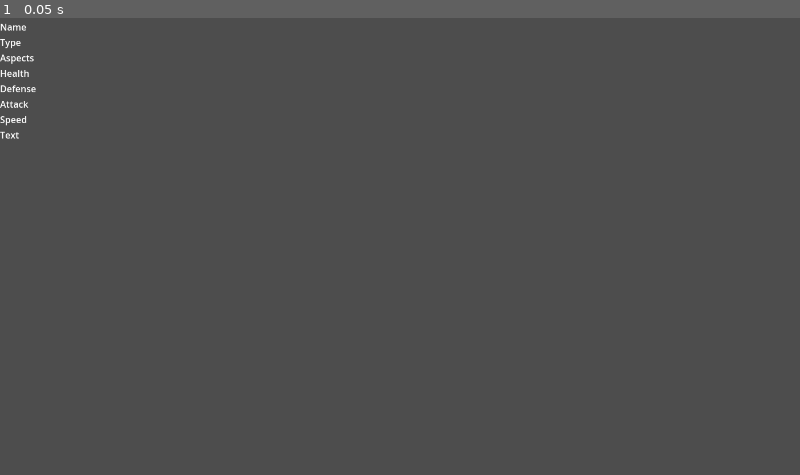
Above: before the commit, frame 1.
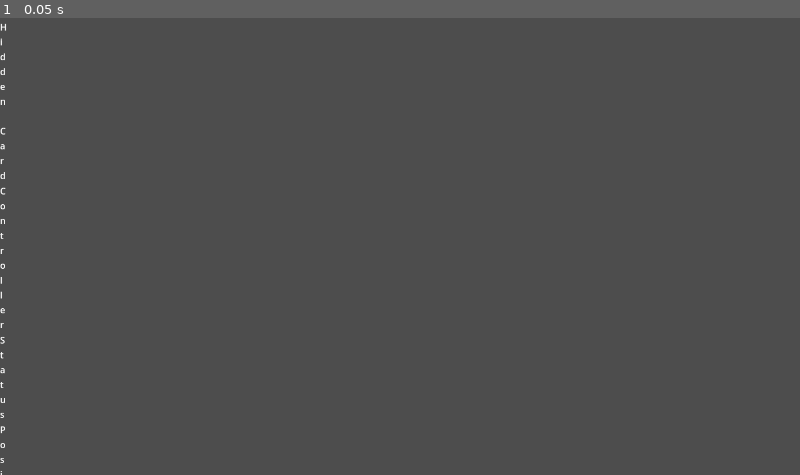
Above: after the commit, the same moment.

Repository: nckjchm/gd_cardgame
Game: Godot game, scene res://card_focus.tscn
Same seed, same stepped clock (60 frames per second), same inputs: the game is played once before the commit and once after it. This scene is started directly instead of the project's main scene.
Inputs:
- Up to frame 1 (0.05 s): no input

The runs differ from the first frame. In frame 1, 0.4% of the frame differs, in the area x 0-5%, y 1-100%.
Error after the commit: Invalid access to property or key 'card_position' on a base object of type 'Nil'. (res://card_focus.gd:46)

Commit message:
Card Focus Display Functional | Alpha 1.0
full functionality of the card focus display implemented
shows all relevant information of a card
this will most likely be the commit that the alpha 1.0 build is based upon

Diff:
--- a/Card.gd
+++ b/Card.gd
@@ -18,11 +18,16 @@
 signal position_updated(card : Card)
 signal color_updated(card : Card)
 signal card_status_updated(card : Card)
+signal cell_updated(card : Card)
 
 #base data
 var template : CardTemplate
 var id : int
-var cell : Cell = null
+var cell : Cell:
+	get : return cell
+	set(value):
+		cell = value
+		cell_updated.emit(self)
 var card_owner : Player
 var controller : Player:
 	get : return controller
@@ -116,6 +121,7 @@
 	id = _id
 	card_owner = _card_owner
 	card_origin = _card_origin
+	cell = null
 	var effect_id := effect_id_start
 	for effect_template in template.effects:
 		effects.append(CardEffect.new(effect_template, self, effect_id))
@@ -185,3 +191,12 @@
 
 static func get_aspect_name(aspect : CardAspect):
 	return CardAspect.keys()[aspect]
+
+static func get_status_name(status : CardStatus):
+	return CardStatus.keys()[status]
+
+static func get_type_name(type : CardType):
+	return CardType.keys()[type]
+
+static func get_position_name(position : CardPosition):
+	return CardPosition.keys()[position]
--- a/CardDisplay.gd
+++ b/CardDisplay.gd
@@ -79,10 +79,9 @@
 	var card_defense : int = card.defense if card != null else card_template.defense
 	var card_health : int = card.health if card != null else card_template.health
 	var card_speed : int = card.speed if card != null else card_template.speed
-	var card_aspects : Array[Card.CardAspect] = card.card_aspects if card != null else card_template.card_aspects
-	var card_cost : ResourceList = card.cost if card != null else card_template.cost
-	var card_flavor_text : String = card.flavor_text if card != null else card_template.flavor_text
-	var card_effect_texts = card.effects.map(func(effect : CardEffect): return effect.long_text) if card != null else card_template.effects.map(func(effect_template : EffectTemplate): return effect_template.long_text)
+	var card_text = get_card_text()
+	var cost_text = get_cost_text()
+	var aspects_text = get_aspects_text()
 	meshes = [name_text_mesh, cost_text_mesh, aspect_text_mesh, card_text_mesh, attack_text_mesh, speed_text_mesh, health_text_mesh, defense_text_mesh]
 	for mesh_obj in meshes:
 		var mesh := TextMesh.new()
@@ -98,24 +97,37 @@
 	speed_text_mesh.mesh.text = str(card_speed)
 	health_text_mesh.mesh.text = str(card_health)
 	defense_text_mesh.mesh.text = str(card_defense)
+	cost_text_mesh.mesh.text = cost_text
+	cost_text_mesh.mesh.horizontal_alignment = HORIZONTAL_ALIGNMENT_RIGHT
+	cost_text_mesh.mesh.text_direction = TextServer.Direction.DIRECTION_LTR
+	aspect_text_mesh.mesh.text = "[%s]" % aspects_text
+	aspect_text_mesh.mesh.width = 760
+	card_text_mesh.mesh.text = card_text
+	card_text_mesh.mesh.width = 770
+
+func get_aspects_text():
+	var card_aspects : Array[Card.CardAspect] = card.card_aspects if card != null else card_template.card_aspects
+	var aspects_text = ""
+	for aspect in card_aspects:
+		aspects_text = ", ".join([aspects_text, Card.get_aspect_name(aspect)])
+	return aspects_text.substr(2)
+
+func get_cost_text():
+	var card_cost : ResourceList = card.cost if card != null else card_template.cost
 	var cost_text := ""
 	for element in card_cost.elements:
 		cost_text += element.get_text()
-	cost_text_mesh.mesh.text = cost_text
-	cost_text_mesh.mesh.horizontal_alignment = HORIZONTAL_ALIGNMENT_RIGHT
-	cost_text_mesh.mesh.text_direction = TextServer.Direction.DIRECTION_LTR
-	var aspects_text = ""
-	for aspect in card_aspects:
-		aspects_text = ", ".join([aspects_text, Card.get_aspect_name(aspect)])
-	aspect_text_mesh.mesh.text = "[%s]" % aspects_text.substr(2)
-	aspect_text_mesh.mesh.width = 760
+	return cost_text
+
+func get_card_text():
+	var card_flavor_text : String = card.flavor_text if card != null else card_template.flavor_text
+	var card_effect_texts = card.effects.map(func(effect : CardEffect): return effect.long_text) if card != null else card_template.effects.map(func(effect_template : EffectTemplate): return effect_template.long_text)
 	var card_text = ""
 	if not card_flavor_text.is_empty():
-		card_text = card_flavor_text
+		card_text = card_flavor_text + "\n"
 	for effect_text in card_effect_texts:
 		card_text += effect_text + "\n"
-	card_text_mesh.mesh.text = card_text
-	card_text_mesh.mesh.width = 770
+	return card_text
 
 func _on_health_updated(_card):
 	health_text_mesh.mesh.text = str(card.health)
--- a/GUIController.gd
+++ b/GUIController.gd
@@ -164,10 +164,12 @@
 	cell_menu.position = position
 
 func player_card_click(card_display : CardDisplay, _player : Player, click_event : InputEventMouseButton):
+	card_focus.focus_card(card_display.card)
 	if not click_to_close():
 		open_card_menu(card_display.card, click_event.global_position)
 
 func player_gui_card_click(card_gui_display : CardGUIDisplay, click_event : InputEventMouseButton):
+	card_focus.focus_card(card_gui_display.card_display.card)
 	open_card_menu(card_gui_display.card_display.card, click_event.global_position)
 
 func player_cell_click(cell : Cell, _player : Player, click_event : InputEventMouseButton):
--- a/card_focus.gd
+++ b/card_focus.gd
@@ -3,22 +3,130 @@
 signal card_focus_input_event(card_focus : Control, event : Event)
 
 @onready var card_gui_container = $CardGUIContainer
-@onready var lbl_card_name = $CardName
-@onready var lbl_card_type = $CardType
-@onready var lbl_card_aspects = $CardAspects
-@onready var lbl_card_health = $CardHealth
-@onready var lbl_card_defense = $CardDefense
-@onready var lbl_card_attack = $CardAttack
-@onready var lbl_card_speed = $CardSpeed
-@onready var lbl_card_text = $CardText
+@onready var lbl_card_name : Label = $CardName
+@onready var lbl_card_cost : Label = $CardCost
+@onready var lbl_card_type : Label = $CardType
+@onready var lbl_card_aspects : Label = $CardAspects
+@onready var lbl_card_health : Label = $CardHealth
+@onready var lbl_card_defense : Label = $CardDefense
+@onready var lbl_card_attack : Label = $CardAttack
+@onready var lbl_card_speed : Label = $CardSpeed
+@onready var lbl_card_tap_status : Label = $CardTapStatus
+@onready var lbl_card_text : Label = $CardText
+@onready var lbl_card_controller : Label = $CardController
+@onready var lbl_card_position : Label = $CardPosition
+@onready var lbl_card_cell : Label = $CardCell
+@onready var lbl_card_status : Label = $CardStatus
 var card_gui_display : CardGUIDisplay
 var gui : GUIController
+var base_card : Card
 
 func initialize(card : Card, _gui):
 	gui = _gui
+	base_card = card
+
+func _ready():
+	focus_card(base_card)
+
+func clear():
+	if card_gui_display != null:
+		card_gui_display.queue_free()
+	set_hidden_labels()
+
+func set_hidden_labels():
+	lbl_card_name.text = "Hidden Card"
+	lbl_card_cost.hide()
+	lbl_card_type.hide()
+	lbl_card_aspects.hide()
+	lbl_card_health.hide()
+	lbl_card_defense.hide()
+	lbl_card_attack.hide()
+	lbl_card_speed.hide()
+	lbl_card_text.hide()
+	lbl_card_position.text = Card.get_position_name(base_card.card_position)
+	lbl_card_cell.text = base_card.cell.full_name if base_card.card_position != Card.CardPosition.Hand else "Hand"
+	lbl_card_status.text = Card.get_status_name(base_card.card_status)
+	lbl_card_tap_status.text = "Tap Status: %d" % base_card.tap_status
+
+func set_shown_labels():
+	lbl_card_name.text = base_card.card_name
+	var card_cost_text = card_gui_display.card_display.get_cost_text()
+	if card_cost_text.is_empty():
+		lbl_card_cost.hide()
+	else:
+		lbl_card_cost.show()
+		lbl_card_cost.text = card_cost_text
+	lbl_card_controller.text = base_card.controller.name
+	lbl_card_type.show()
+	lbl_card_type.text = Card.get_type_name(base_card.card_type)
+	if base_card.card_type == Card.CardType.Land:
+		lbl_card_aspects.hide()
+	else:
+		lbl_card_aspects.show()
+		lbl_card_aspects.text = card_gui_display.card_display.get_aspects_text()
+	lbl_card_health.show()
+	lbl_card_health.text = "Health: %d" % base_card.health
+	lbl_card_defense.show()
+	lbl_card_defense.text = "Defense: %d" % base_card.defense
+	lbl_card_attack.show()
+	lbl_card_attack.text = "Attack: %d" % base_card.attack
+	lbl_card_speed.show()
+	lbl_card_speed.text = "Speed: %d" % base_card.speed
+	lbl_card_text.show()
+	lbl_card_text.text = card_gui_display.card_display.get_card_text()
+
+func focus_card(card : Card):
+	clear()
+	card.health_updated.connect(_on_health_updated)
+	card.defense_updated.connect(_on_defense_updated)
+	card.attack_updated.connect(_on_attack_updated)
+	card.speed_updated.connect(_on_speed_updated)
+	card.tap_state_updated.connect(_on_tap_state_updated)
+	card.controller_updated.connect(_on_controller_updated)
+	card.name_updated.connect(_on_name_updated)
+	card.position_updated.connect(_on_position_updated)
+	card.card_status_updated.connect(_on_card_status_updated)
+	card.cell_updated.connect(_on_cell_updated)
+	base_card = card
 	card_gui_display = Templates.card_gui_display_prefab.instantiate()
 	card_gui_display.initialize(card, gui)
 	card_focus_input_event.connect(gui.game_manager.input_controller.menu_input_event)
+	card_gui_container.add_child(card_gui_display)
+	if card.card_status != Card.CardStatus.Hidden or (card.controller == gui.game_manager.local_player and card.card_position == Card.CardPosition.Hand):
+		set_shown_labels()
 
-func _ready():
-	card_gui_container.add_child(card_gui_display)
+func _on_health_updated(card : Card):
+	lbl_card_health.text = "Health: %d" % card.health
+
+func _on_defense_updated(card : Card):
+	lbl_card_defense.text = "Defense: %d" % card.defense
+
+func _on_attack_updated(card : Card):
+	lbl_card_attack.text = "Attack: %d" % card.attack
+
+func _on_speed_updated(card : Card):
+	lbl_card_speed.text = "Speed: %d" % card.speed
+
+func _on_tap_state_updated(card : Card):
+	print("tap status updated: %d" % card.tap_status)
+	lbl_card_tap_status.text = "Tap Status: %d" % card.tap_status
+
+func _on_controller_updated(card : Card):
+	lbl_card_controller.text = card.controller.name
+	if card.controller != gui.game_manager.local_player and card.card_position == Card.CardPosition.Hand:
+		set_hidden_labels()
+
+func _on_name_updated(card : Card):
+	lbl_card_name.text = card.card_name
+
+func _on_position_updated(card : Card):
+	lbl_card_position.text = Card.get_position_name(card.card_position)
+
+func _on_card_status_updated(card : Card):
+	lbl_card_status.text = Card.get_status_name(card.card_status)
+	if card.card_status == Card.CardStatus.Hidden and not (card.controller == gui.game_manager.local_player and card.card_position == Card.CardPosition.Hand):
+		set_hidden_labels()
+
+func _on_cell_updated(card : Card):
+	print("cell updated")
+	lbl_card_cell.text = card.cell.full_name
--- a/card_focus.tscn
+++ b/card_focus.tscn
@@ -13,31 +13,69 @@
 [node name="CardName" type="Label" parent="."]
 layout_mode = 2
 text = "Name"
+autowrap_mode = 3
+
+[node name="CardCost" type="Label" parent="."]
+layout_mode = 2
+text = "Cost"
+autowrap_mode = 3
+
+[node name="CardController" type="Label" parent="."]
+layout_mode = 2
+text = "Controller"
+autowrap_mode = 3
+
+[node name="CardStatus" type="Label" parent="."]
+layout_mode = 2
+text = "Status"
+autowrap_mode = 3
+
+[node name="CardPosition" type="Label" parent="."]
+layout_mode = 2
+text = "Position"
+autowrap_mode = 3
+
+[node name="CardCell" type="Label" parent="."]
+layout_mode = 2
+text = "Cell"
+autowrap_mode = 3
 
 [node name="CardType" type="Label" parent="."]
 layout_mode = 2
 text = "Type"
+autowrap_mode = 3
 
 [node name="CardAspects" type="Label" parent="."]
 layout_mode = 2
 text = "Aspects"
+autowrap_mode = 3
 
 [node name="CardHealth" type="Label" parent="."]
 layout_mode = 2
 text = "Health"
+autowrap_mode = 3
 
 [node name="CardDefense" type="Label" parent="."]
 layout_mode = 2
 text = "Defense"
+autowrap_mode = 3
 
 [node name="CardAttack" type="Label" parent="."]
 layout_mode = 2
 text = "Attack"
+autowrap_mode = 3
 
 [node name="CardSpeed" type="Label" parent="."]
 layout_mode = 2
 text = "Speed"
+autowrap_mode = 3
+
+[node name="CardTapStatus" type="Label" parent="."]
+layout_mode = 2
+text = "Tap Status"
+autowrap_mode = 3
 
 [node name="CardText" type="Label" parent="."]
 layout_mode = 2
 text = "Text"
+autowrap_mode = 3
